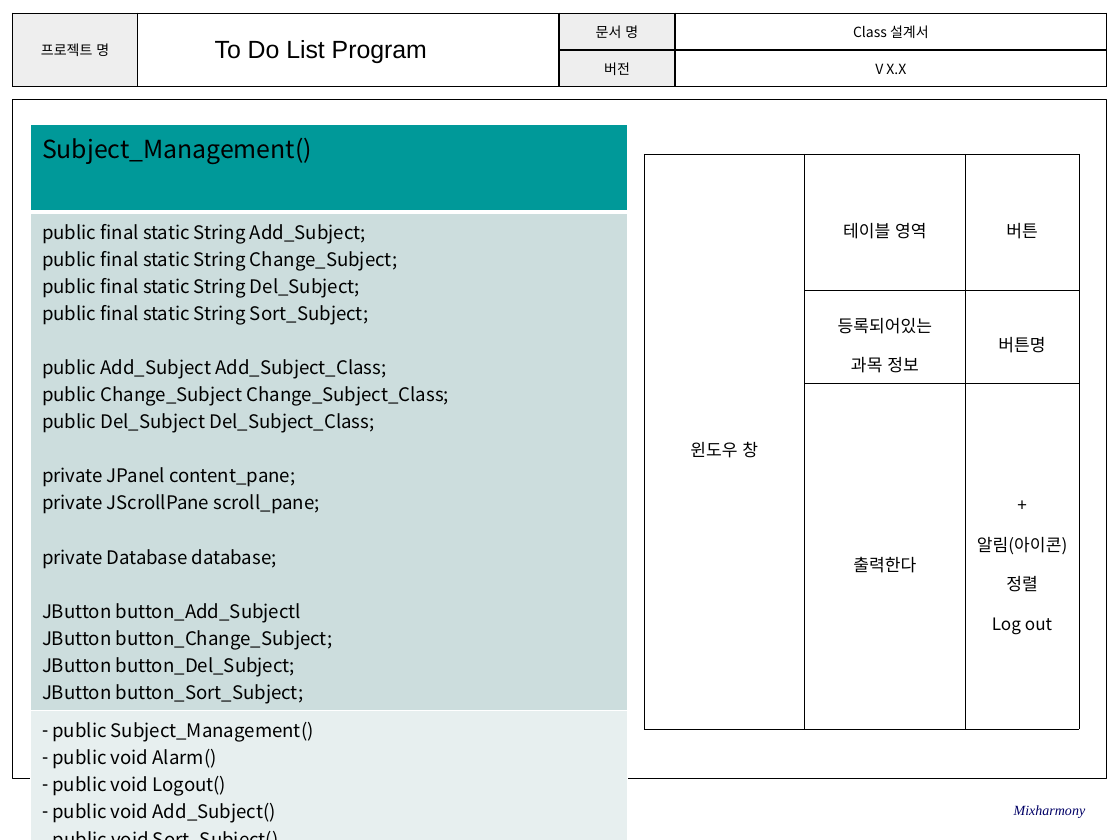
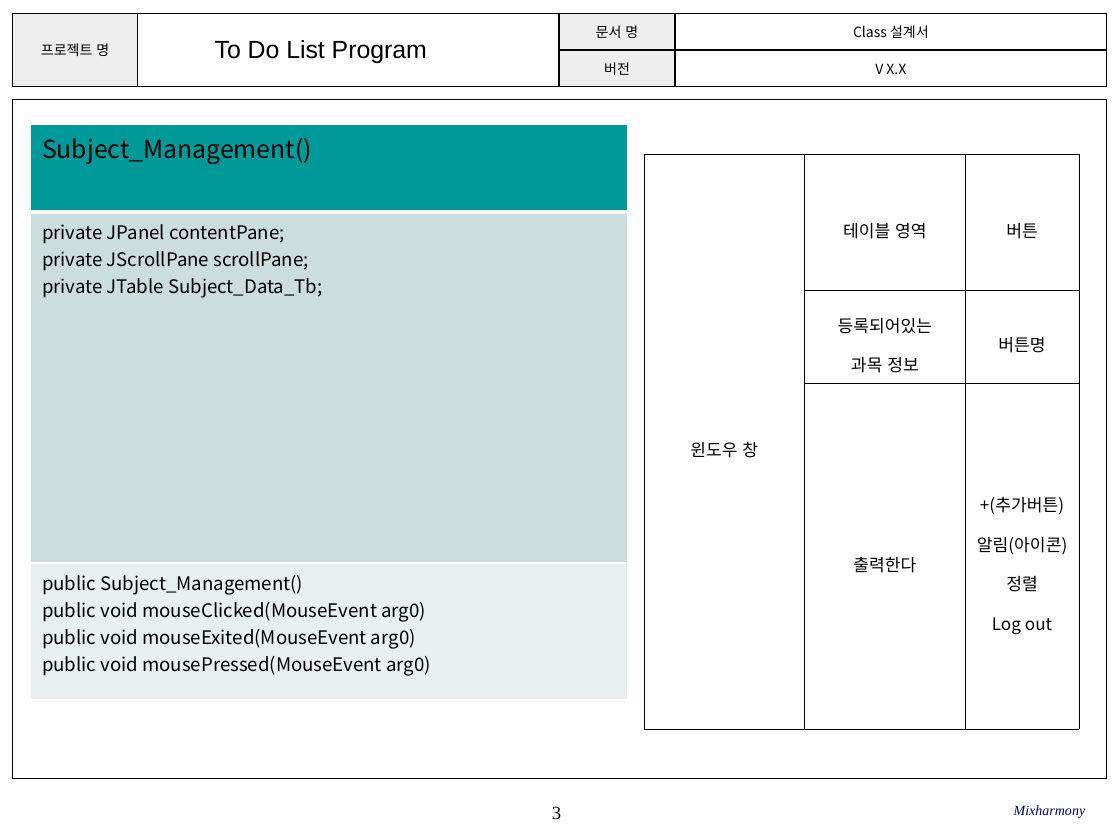
Before and after one commit to SE-admin/SE2017_2_mixharmony, a slide deck: slide 3 of doc/3_ 설계서/Class Design.pptx. Drawn at 1120x840 pixels with LibreOffice and Linux fonts; fonts in the diff are those of the drawing; background and template pictures are left out. Boxes give left, top, right and bottom in pixels: in the first picture for what was removed or moved away, otherwise in the second. Text is boxed around its words. In the diff, an @@ line names an element or a change of style, - is before the commit and + after.

Commit message:
#862 Class Design.pptx (Subject에 대한 클래스 추가 및 내용 수정)

```diff
--- a/doc/3_ 설계서/Class Design.pptx
+++ b/doc/3_ 설계서/Class Design.pptx
@@ table at box(31, 124, 628, 688) @@
-row 2, column 1: public final static String Add_Subject; / public final static String Change_Subject; / public final static String Del_Subject; / public final static String Sort_Subject; / public Add_Subject Add_Subject_Class; / public Change_Subject Change_Subject_Class; / public Del_Subject Del_Subject_Class; / private JPanel content_pane; / private JScrollPane scroll_pane; / private Database database; / JButton button_Add_Subjectl / JButton button_Change_Subject; / JButton button_Del_Subject; / JButton button_Sort_Subject;
+row 2, column 1: private JPanel contentPane; / private JScrollPane scrollPane; / private JTable Subject_Data_Tb;
-row 3, column 1: public Subject_Management() / public void Alarm() / public void Logout() / public void Add_Subject() / - public void Sort_Subject()
+row 3, column 1: public Subject_Management() / public void mouseClicked(MouseEvent arg0) / public void mouseExited(MouseEvent arg0) / public void mousePressed(MouseEvent arg0)
@@ table at box(644, 155, 1077, 729) @@
-row 3, column 3: + / 알림(아이콘) / 정렬 / Log out
+row 3, column 3: +(추가버튼) / 알림(아이콘) / 정렬 / Log out
```
Also in this commit, not shown: 7 other slides changed, 3 slides added.
